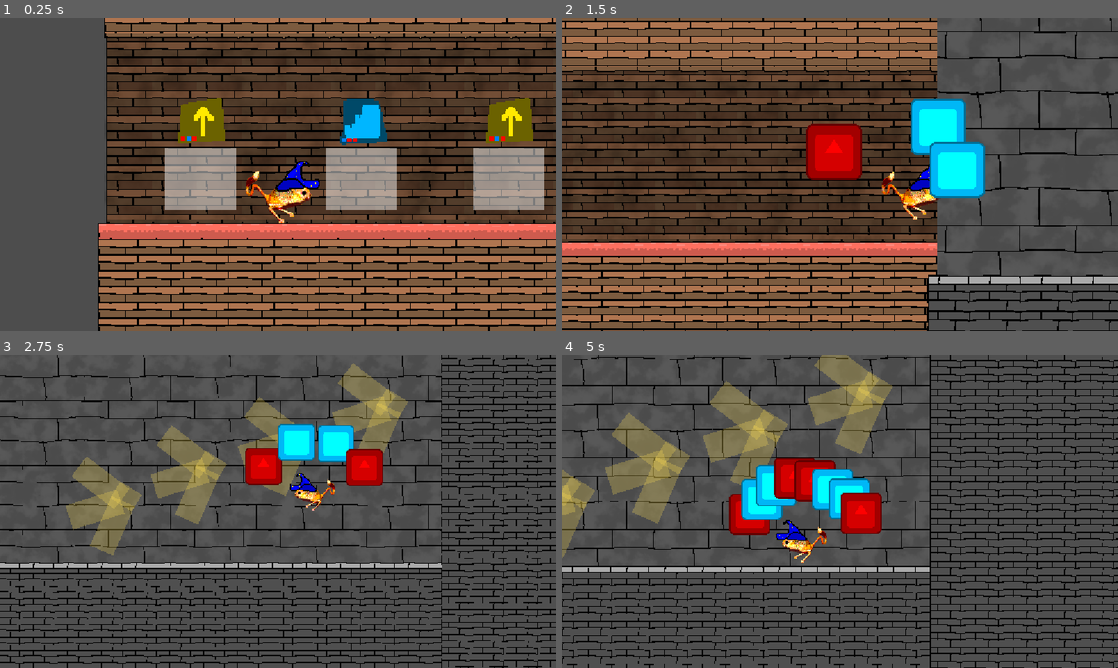
Above: before the commit, frames 1-4 (two rows, left to right).
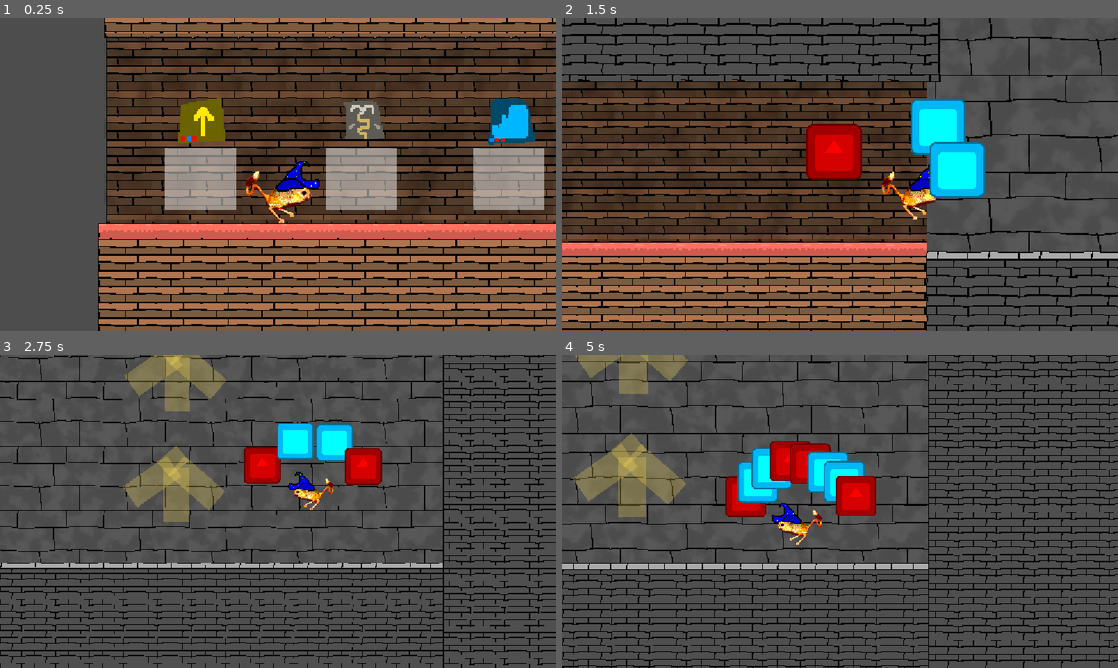
Above: after the commit, the same moments.

Repository: Kaplin86/magical-jerboa
Game: Godot game, scene res://scenes/main.tscn
Same seed, same stepped clock (60 frames per second), same inputs: the game is played once before the commit and once after it. The engine's default icon, where the game draws it, is replaced by a stand-in: a white triangle on a blue panel in a dark square.
Inputs (mouse positions are in pixels of both pictures, inside the frame that each line leads up to):
- Up to frame 1 (0.25 s): no input
- Up to frame 2 (1.5 s): tap Enter at 0.5 s; move the mouse to (962, 158) at 0.52 s; hold Right (right) from 0.53 s (still down); tap Q (a) at 0.6 s; click (962, 158) at 0.67 s; tap W (up) at 0.77, 1.07 s; tap E (b) at 0.8, 1.35 s; move the mouse to (728, 190) at 1.27 s
- Up to frame 3 (2.75 s): tap W (up) at 1.52, 1.55, 1.82, 2.1 s; move the mouse to (333, 442) at 2.02 s; release Right (right) at 2.03 s; hold Left (left) from 2.03 s (still down); tap Q (a) at 2.3 s
- Up to frame 4 (5 s): move the mouse to (812, 574) at 2.77 s; release Left (left) at 2.78 s; hold Right (right) 2.78-4.28 s; tap Q (a) at 2.85, 4.55 s; click (812, 574) at 2.92 s; tap W (up) at 3.02, 3.32, 3.77, 3.8, 4.07, 4.52, 4.82 s; tap E (b) at 3.05, 3.6 s; move the mouse to (1006, 558) at 3.52 s; move the mouse to (673, 464) at 4.27 s; hold Left (left) from 4.28 s (still down); tap Alt at 4.35 s

The runs differ from the first frame. In frame 1, 2.2% of the frame differs, in the area x 61-97%, y 25-41%; in frame 2, 20%; in frame 3, 26%; in frame 4, 36%, in the area x 0-100%, y 0-100%.

Commit message:
Spams rooms if no abilities left

Diff:
--- a/scenes/inbetween_room.tscn
+++ b/scenes/inbetween_room.tscn
@@ -185,6 +185,7 @@
 [node name="Area2D5" type="Area2D" parent="." unique_id=1788875466]
 position = Vector2(241, 61)
 script = ExtResource("5_jriq3")
+upgrade = 2
 
 [node name="CollisionShape2D" type="CollisionShape2D" parent="Area2D5" unique_id=313012310]
 position = Vector2(1, 0)
--- a/scenes/main.tscn
+++ b/scenes/main.tscn
@@ -3,6 +3,9 @@
 [ext_resource type="PackedScene" uid="uid://djpj3uvtlnmfa" path="res://scenes/player/jerboa.tscn" id="2_sugp2"]
 [ext_resource type="Script" uid="uid://vymndjqb0srr" path="res://scripts/spellManager.gd" id="3_jyhfs"]
 [ext_resource type="PackedScene" uid="uid://bwocctxqtkuur" path="res://scenes/inbetween_room.tscn" id="4_jyhfs"]
+
+[sub_resource type="RectangleShape2D" id="RectangleShape2D_4kxuq"]
+size = Vector2(54, 436.5)
 
 [node name="Node2D" type="Node2D" unique_id=1805573875]
 
@@ -18,3 +21,9 @@
 position = Vector2(-661, 433)
 script = ExtResource("3_jyhfs")
 jerboa = NodePath("../CharacterBody2D")
+
+[node name="StaticBody2D" type="StaticBody2D" parent="." unique_id=1604031558]
+
+[node name="CollisionShape2D" type="CollisionShape2D" parent="StaticBody2D" unique_id=941036620]
+position = Vector2(-1037, 405.75)
+shape = SubResource("RectangleShape2D_4kxuq")
--- a/scenes/mainMenu.tscn
+++ b/scenes/mainMenu.tscn
@@ -1,3 +1,36 @@
 [gd_scene format=3 uid="uid://urapcutt2an1"]
 
+[ext_resource type="Texture2D" uid="uid://lrhkxj4kbo7x" path="res://art/purewhitejerboa.png" id="1_3d1i7"]
+[ext_resource type="Script" uid="uid://cu37h2jn7o353" path="res://scripts/main_menu.gd" id="1_48ign"]
+[ext_resource type="Texture2D" uid="uid://cl8t6tufh6qlm" path="res://art/LOGO.svg" id="1_qkhwq"]
+
 [node name="Node2D" type="Node2D" unique_id=1762813452]
+script = ExtResource("1_48ign")
+
+[node name="ColorRect" type="ColorRect" parent="." unique_id=835934066]
+offset_left = 240.0
+offset_top = -65.0
+offset_right = 911.0
+offset_bottom = 766.0
+color = Color(0, 0, 0, 0.3529412)
+
+[node name="Purewhitejerboa" type="Sprite2D" parent="." unique_id=1814211808]
+position = Vector2(746, 161.00002)
+rotation = -0.1370411
+scale = Vector2(0.40380448, 0.40380448)
+texture = ExtResource("1_3d1i7")
+
+[node name="Logo" type="Sprite2D" parent="." unique_id=82844426]
+position = Vector2(570, 182.00003)
+scale = Vector2(0.528193, 0.528193)
+texture = ExtResource("1_qkhwq")
+
+[node name="Button" type="Button" parent="." unique_id=1111156286]
+offset_left = 408.0
+offset_top = 386.0
+offset_right = 758.0
+offset_bottom = 468.0
+theme_override_font_sizes/font_size = 54
+text = "Play"
+
+[connection signal="pressed" from="Button" to="." method="_on_button_pressed"]
--- a/scripts/globalVars.gd
+++ b/scripts/globalVars.gd
@@ -4,7 +4,7 @@
 
 var Spells = {}
 
-var unlockedSpells = [[1,0,0,1,0]]
+var unlockedSpells = []
 
 var playedRooms = []
 
@@ -21,7 +21,7 @@
 	"scene" : preload("res://scenes/spells/stairwaycreation.tscn")
 	},
 	{"name":"Grappling Hook",
-	"texture":preload("res://art/upgrade/stair.png"),
+	"texture":preload("res://art/upgrade/grappling.png"),
 	"desc":"[B,A,A,B,A] Brings you UP!",
 	"code" : [1,0,0,1,0],
 	"scene" : preload("res://scenes/spells/grapplingHook.tscn")
@@ -53,3 +53,10 @@
 			if not rooms.find(I) in playedRooms:
 				roomsWow.append(rooms.find(I))
 	return roomsWow
+
+func getGainableSpeller() -> Array[int]:
+	var speller : Array[int] = []
+	for I in SpellSource:
+		if not I.get("code") in unlockedSpells:
+			speller.append(SpellSource.find(I))
+	return speller
--- a/scripts/inbetween_room.gd
+++ b/scripts/inbetween_room.gd
@@ -1,6 +1,30 @@
 extends Node2D
 
 @export var itemAreas : Array[UpgradeUnlockers] = []
+
+func _ready() -> void:
+	var options = GlobalVars.getGainableSpeller()
+	var choice0 = options.pick_random()
+	options.erase(choice0)
+	var choice1 = options.pick_random()
+	options.erase(choice1)
+	var choice2 = options.pick_random()
+	options.erase(choice2)
+	var full = [choice0,choice1,choice2]
+	print(full)
+	var valid = false
+
+	for I in itemAreas:
+		var option = full.get(itemAreas.find(I))
+		if option != null:
+			I.upgrade = option
+			I._ready()
+			valid = true
+		else:
+			I.queue_free()
+
+	if !valid:
+		_onchosen(-1)
 
 func _process(delta: float) -> void:
 	var hovering = false
@@ -22,13 +46,15 @@
 
 func _onchosen(upgrade : int) -> void:
 	for I in itemAreas:
-		I.queue_free()
-	GlobalVars.unlockedSpells.append(GlobalVars.SpellSource[upgrade]["code"])
+		if is_instance_valid(I):
+			I.queue_free()
+	if upgrade != -1:
+		GlobalVars.unlockedSpells.append(GlobalVars.SpellSource[upgrade]["code"])
 	#print(GlobalVars.unlockedSpells)
 
 	var chosenRoom = GlobalVars.getValidRooms().pick_random()
 	if chosenRoom != null:
-
+		GlobalVars.playedRooms.append(chosenRoom)
 		var node = load(GlobalVars.rooms[chosenRoom]["path"]).instantiate()
 		add_child(node)
 		node.global_position = $Exit.global_position - node.find_child("EntrancePoint").position
@@ -37,6 +63,6 @@
 		add_child(newInbetween)
 		newInbetween.global_position = node.find_child("ExitPoint").global_position - newInbetween.find_child("Entry").position
 
-		GlobalVars.playedRooms.append(chosenRoom)
+
 
 	$ColorRect.queue_free()
--- /dev/null
+++ b/scripts/main_menu.gd
@@ -0,0 +1,5 @@
+extends Node2D
+
+
+func _on_button_pressed() -> void:
+	get_tree().change_scene_to_file("res://scenes/main.tscn")
--- /dev/null
+++ b/shaders/sun.gdshader
@@ -0,0 +1,78 @@
+shader_type canvas_item;
+
+uniform float brightness = 1.5;
+uniform float ray_brightness = 10.0;
+uniform float gamma = 8.0;
+uniform float spot_brightness = 15.0;
+uniform float ray_density = 3.5;
+uniform float curvature = 15.0;
+uniform vec3 rgb = vec3(4.0, 1.0, 0.1);
+uniform float sin_freq = 13.0;
+//uniform sampler2D noiseTexture;  // use if you want a custom noise texture
+
+float hash( float n )
+{
+    return fract(sin(n)*43758.5453);
+}
+
+float noise( in vec2 x )
+{
+    // procedural noise:
+    x *= 1.75;
+    vec2 p = floor(x);
+    vec2 f = fract(x);
+
+    f = f * f * (3.0 - 2.0 * f);
+
+    float n = p.x + p.y * 57.0;
+
+    float res = mix(mix( hash(n+  0.0), hash(n+  1.0), f.x),
+                    mix( hash(n+ 57.0), hash(n+ 58.0), f.x), f.y);
+    return res;
+
+    // To use your own noise from a texture, comment out the procedural noise stuff above and use this instead
+    //return texture(noiseTexture, x*.01).x;
+}
+
+float fbm( in vec2 p )
+{
+    vec2 part1 = vec2(0.80, 0.60);
+    vec2 part2 = vec2(-0.60, 0.80);
+    mat2 m2 = mat2(part1, part2);
+
+    float z = 2.0;
+    float rz = 0.0;
+    p *= 0.25;
+    for (float i= 1.0; i < 6.0; i++)
+    {
+        rz += abs((noise(p) - 0.5) * 2.0) / z;
+        z = z * 2.0;
+        p = p * 2.0 * m2;
+    }
+    return rz;
+}
+
+void fragment()
+{
+    float t = -TIME * 0.03;
+    vec2 uv = UV.xy / (1.0 / TEXTURE_PIXEL_SIZE).xy - 0.5;
+    uv.x *= (1.0 / TEXTURE_PIXEL_SIZE).x / (1.0 / TEXTURE_PIXEL_SIZE).y;
+    uv *= curvature * 0.05 + 0.0001;
+
+    float r  = sqrt(dot(uv, uv));
+    float x = dot(normalize(uv), vec2(0.5, 0.0)) + t;
+    float y = dot(normalize(uv), vec2(0.0, 0.5)) + t;
+
+    float val;
+    val = fbm(vec2(r + y * ray_density, r + x * ray_density - y));
+    val = smoothstep(gamma * 0.02 - 0.1, ray_brightness + (gamma * 0.02 - 0.1) + 0.001, val);
+    val = sqrt(val);
+
+    vec3 col = val / rgb;
+    col = clamp(1.0 - col, 0.0, 1.0);
+    col = mix(col, vec3(1.0), spot_brightness - r / 0.1 / curvature * 200.0 / brightness);
+    col = clamp(col, 0.0, 1.0);
+    col = pow(col, vec3(1.7));
+
+    COLOR = vec4(col, 1.0);
+}
Binary file added: art/purewhitejerboa.png
Not shown, added: art/purewhitejerboa.png.import
Binary file added: art/upgrade/grappling.png
Not shown, added: art/upgrade/grappling.png.import
Not shown, added: scripts/main_menu.gd.uid
Not shown, added: shaders/sun.gdshader.uid
